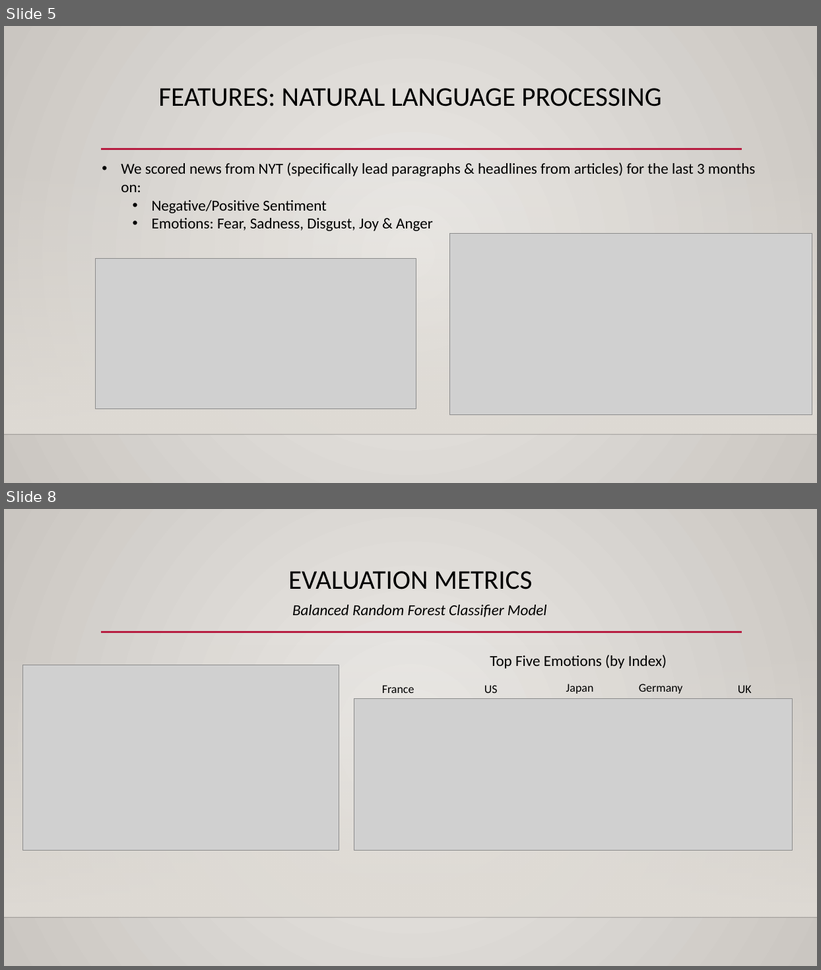
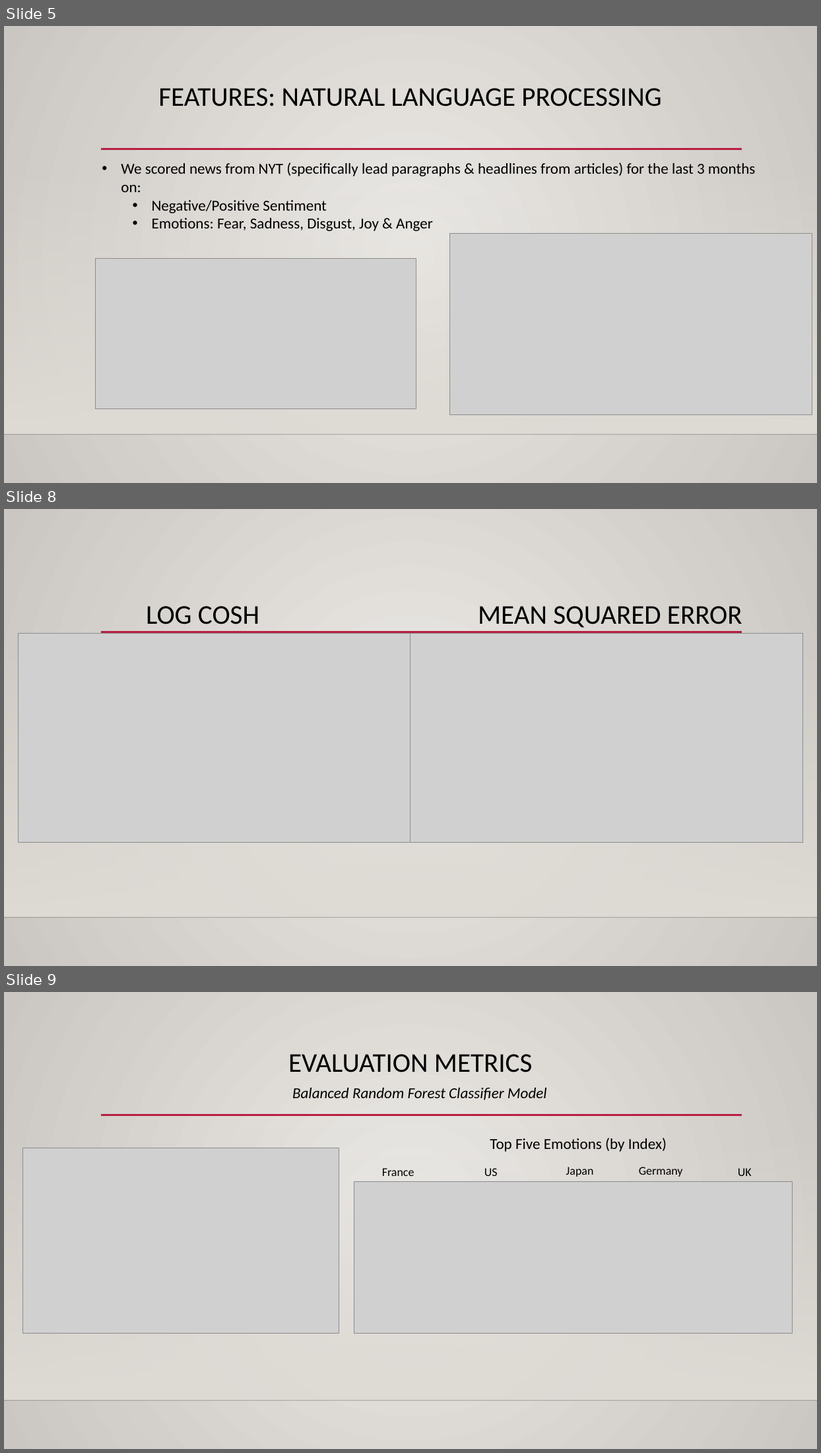
Before and after one commit to justinj8/Machine-Learning_Project, a slide deck: Machine Learning Presentation.pptx. Shown one above the other, each under a label of ours: slides 5 and 8 before the commit, slides 5, 8 and 9 after it; the slides between them are not shown. The pictures are 821x970 and 821x1453 pixels, drawn with LibreOffice and Linux fonts; fonts in the diff are those of the drawing; grey boxes stand for pictures; background and template pictures are left out. Boxes give left, top, right and bottom in pixels: in the first picture for what was removed or moved away, otherwise in the second. Text is boxed around its words. In the diff, an @@ line names an element or a change of style, - is before the commit and + after.

```diff
--- a/Machine Learning Presentation.pptx
+++ b/Machine Learning Presentation.pptx
@@ slide 8 added at (4, 509, 817, 966), background gradient #ECEAE7 to #CAC7C1; not listed: 3 template elements that a slide beside it also shows @@
@@ text added at (146, 606, 259, 625), 32 pt, text #000000 @@
+LOG COSH
@@ text added at (478, 606, 743, 628), 32 pt, text #000000 @@
+MEAN SQUARED ERROR
@@ picture added at (18, 634, 411, 843) @@
@@ picture added at (411, 634, 803, 843) @@
@@ what was slide 8 is now slide 9 @@
```
Also in this commit, not shown: 2 slides changed, 2 other slides added, 1 slide removed.
